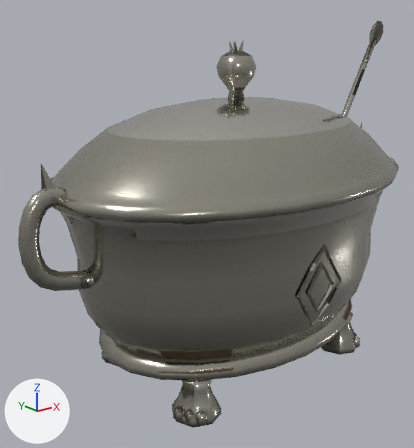
The glTF model Assets/Models/ArtBible/Items/Powder/SilverServiceTureen/glTF/SilverServiceTureen.gltf: old version first, new version second.
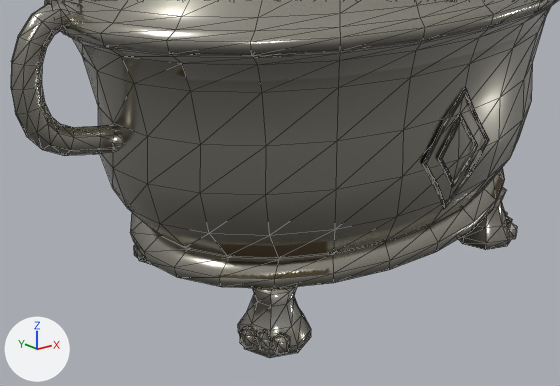
The first picture shows the older version from a 50 mm lens placed at (-0.394, -0.446, 0.339), pointed at (-0.028, 0.012, 0.156). The close-ups show the older and then the newer version on the part from 3% to 94% of the width and 41% to 100% of the height of that picture. Only the edits that show in the close-ups are written down. Every picture has the same lights, and +X, +Y and +Z are marked at lower left. The close-ups show mesh edges as thin lines. Vertices at exactly the same position are counted once.

The first close-up shows 'SilverServiceTureen'.
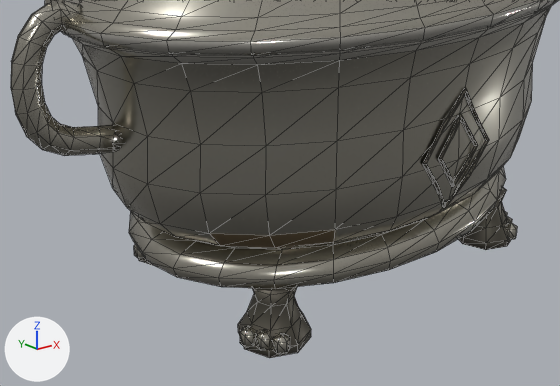
Edits to the bpy script that builds the scene:
```text
Change me_silverservicetureen:
    used by ob_silverservicetureen; location = (0.0, 0.0, 0.0)
    remove me_silverservicetureen.from_pydata(...)  # 1531 vertices, 2926 faces; spans x -0.237..0.238, y -0.144..0.144, z 0.0..0.366
    add me_silverservicetureen.from_pydata(...)  # 1579 vertices, 3022 faces; spans x -0.237..0.238, y -0.144..0.144, z 0.0..0.366
    me_silverservicetureen part 1
    50 vertices are removed from x -0.12..0.12, y -0.084..0.084, z 0.052..0.062
    144 faces are deleted
    3 vertices in x 0.155..0.16, y -0.029..0.029, z 0.05 move by (0.001, 0.0, 0.0)
    3 vertices in x -0.08..0.08, y 0.097..0.112, z 0.05 move by (0.0, 0.001, 0.0)
    3 vertices in x -0.16..-0.155, y -0.029..0.029, z 0.05 move by (-0.001, 0.0, 0.0)
    3 vertices in x -0.08..0.08, y -0.112..-0.097, z 0.05 move by (0.0, -0.001, 0.0)
    60 vertices move from x -0.15..0.15, y -0.108..0.108, z 0.05..0.06 to x -0.158..0.158, y -0.111..0.111, z 0.05..0.071
    98 vertices are added at x -0.142..0.142, y -0.099..0.099, z 0.056..0.064
    240 new faces join them
    me_silverservicetureen part 2: 1866 kept faces spanning x -0.237..0.238, y -0.144..0.144, z 0.0..0.366 get new texture (UV) coordinates
```

What differs and where, as boxes [x1, y1, x2, y2] in the close-ups (560 x 386 px):
part 1 of me_silverservicetureen, built on
    both: [129, 159, 509, 289]
part 2 of me_silverservicetureen, surface changed
    both: [43, 0, 545, 358]
